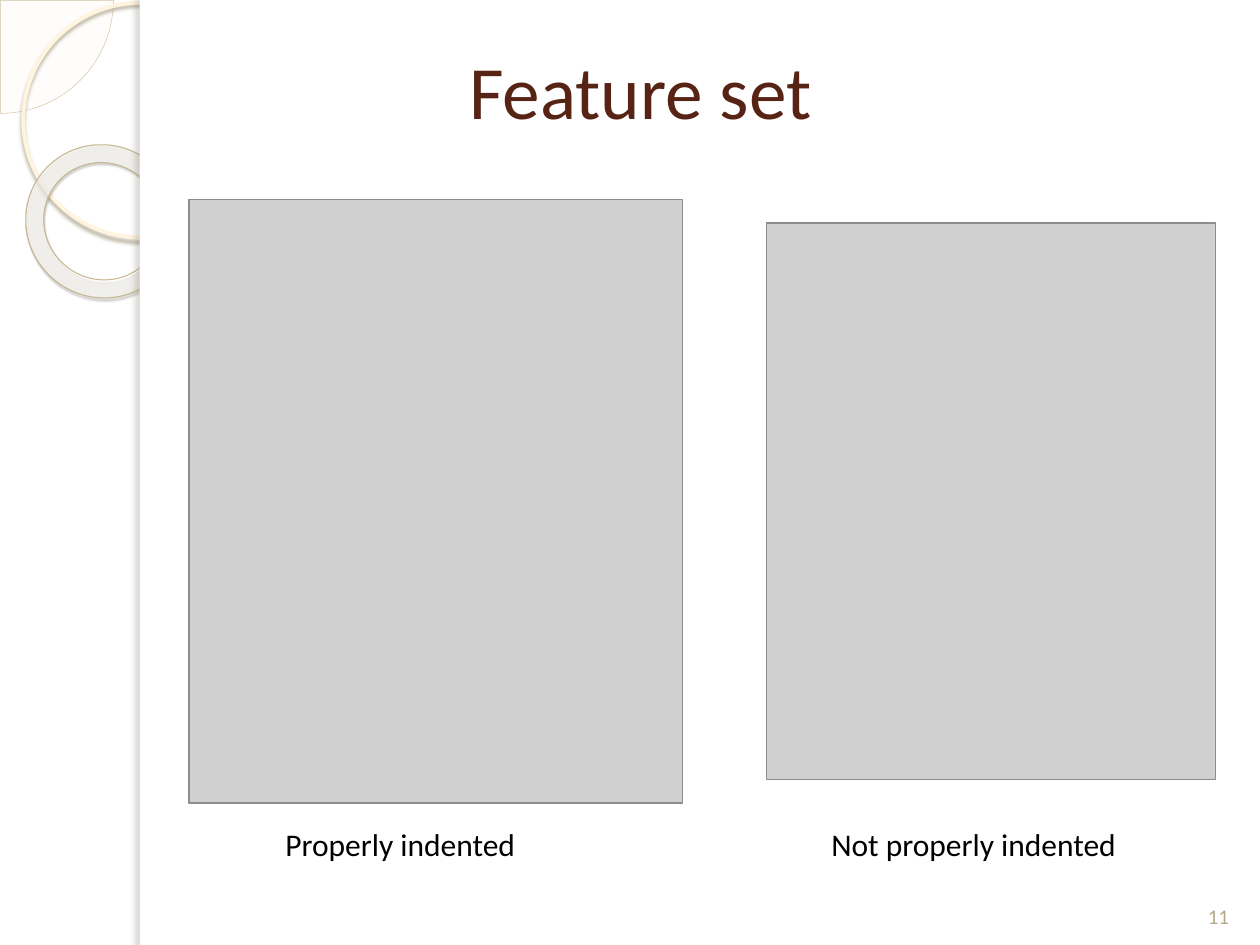
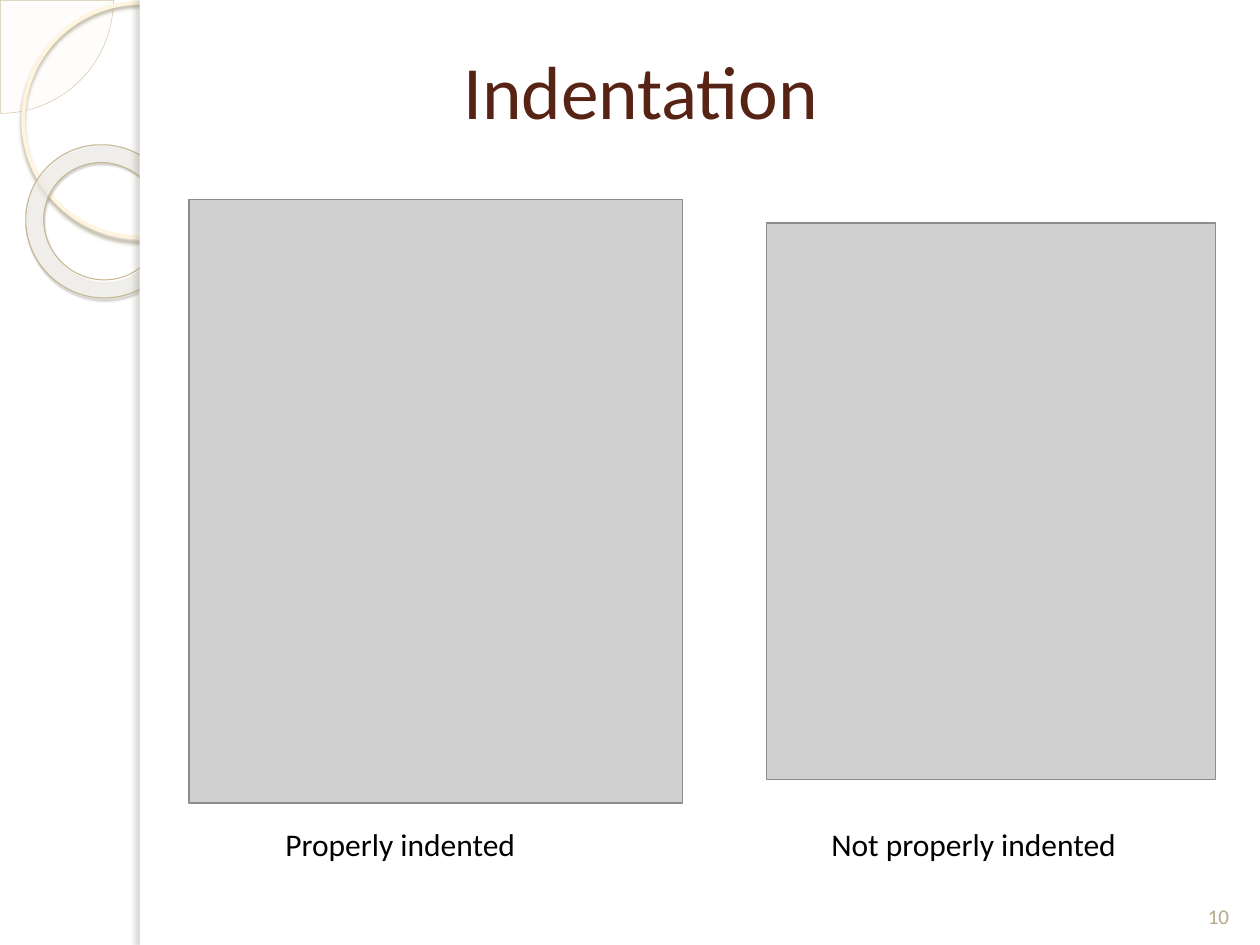
Before and after one commit to Yasin55189/SPL-1, a slide deck: slide 10 of final presentation.pptx (slide 11 before the commit). Drawn at 1260x945 pixels with LibreOffice and Linux fonts; fonts in the diff are those of the drawing; grey boxes stand for pictures; background and template pictures are left out. Boxes give left, top, right and bottom in pixels: in the first picture for what was removed or moved away, otherwise in the second. Text is boxed around its words. In the diff, an @@ line names an element or a change of style, - is before the commit and + after.

```diff
--- a/final presentation.pptx
+++ b/final presentation.pptx
@@ title at box(463, 66, 818, 120): text changed @@
-Feature set
+Indentation
@@ page number at box(1208, 910, 1229, 924): text changed @@
-11
+10
```
Also in this commit, not shown: 5 other slides changed, 1 slide added, 2 slides removed.
